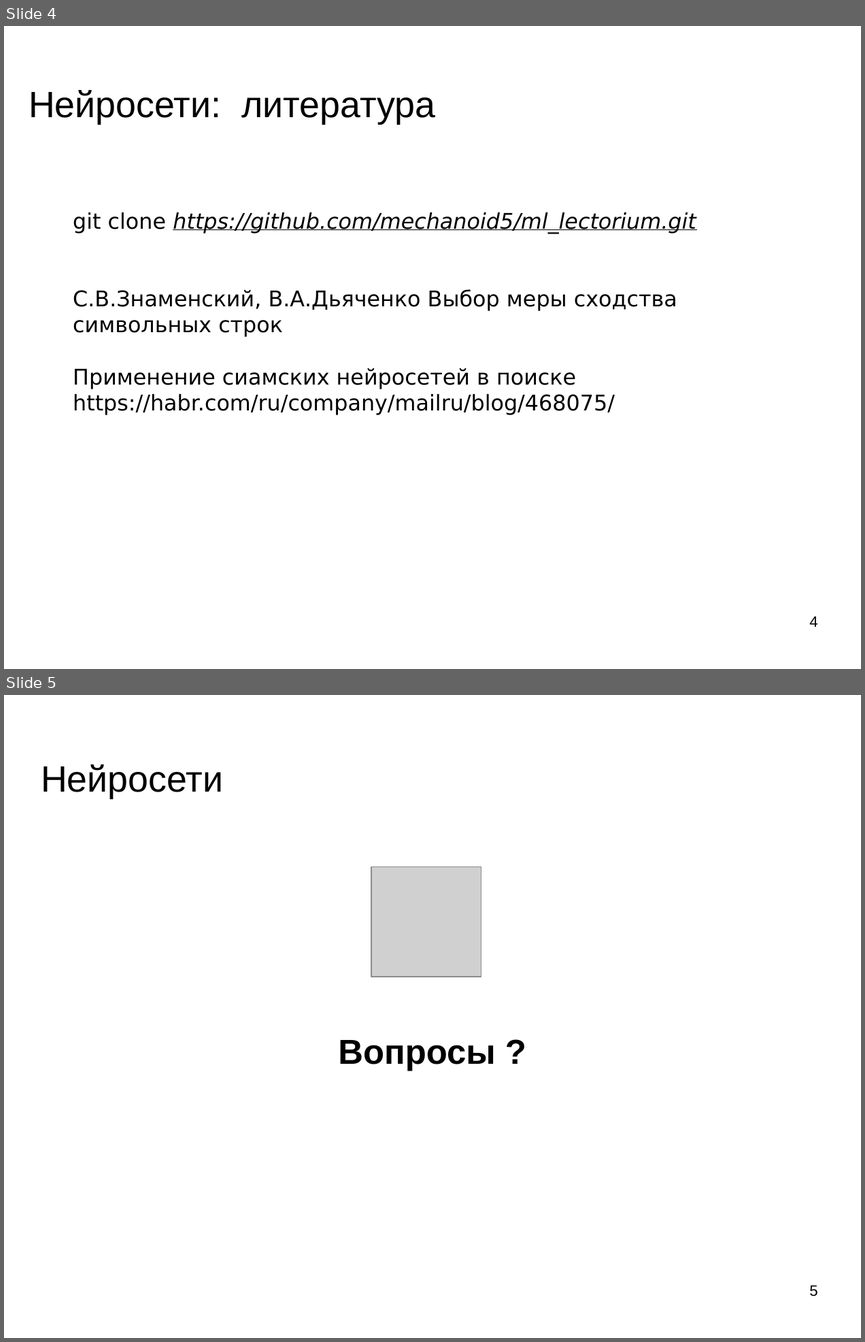
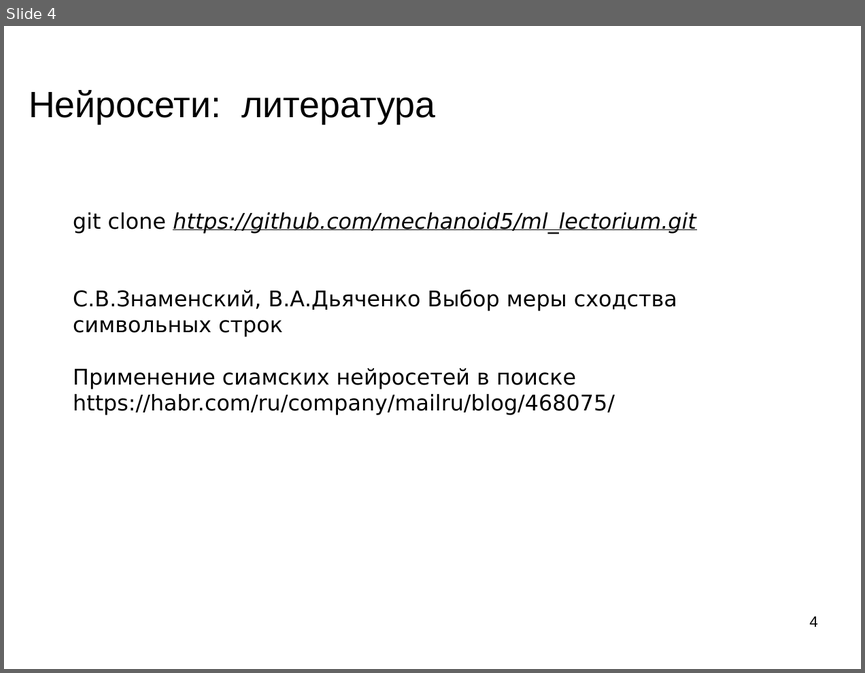
Before and after one commit to mechanoid5/ml_nlp_2022, a slide deck: 06-siamese.odp. Shown one above the other, each under a label of ours: slides 4 and 5 before the commit, slide 4 after it. The pictures are 865x1342 and 865x673 pixels, drawn with LibreOffice and Linux fonts; fonts in the diff are those of the drawing; grey boxes stand for pictures; background and template pictures are left out. Boxes give left, top, right and bottom in pixels: in the first picture for what was removed or moved away, otherwise in the second. Text is boxed around its words. In the diff, an @@ line names an element or a change of style, - is before the commit and + after.

```diff
--- a/06-siamese.odp
+++ b/06-siamese.odp
@@ slide 5 removed at bbox=[4, 695, 861, 1338], background picture (left out) @@
@@ title removed at bbox=[41, 764, 223, 798] @@
-Нейросети
@@ picture removed at bbox=[371, 867, 481, 977] @@
@@ subtitle removed at bbox=[338, 1040, 495, 1070] @@
-Вопросы ?
@@ page number removed at bbox=[809, 1285, 817, 1296] @@
-5
```
Also in this commit, not shown: 1 other file.
